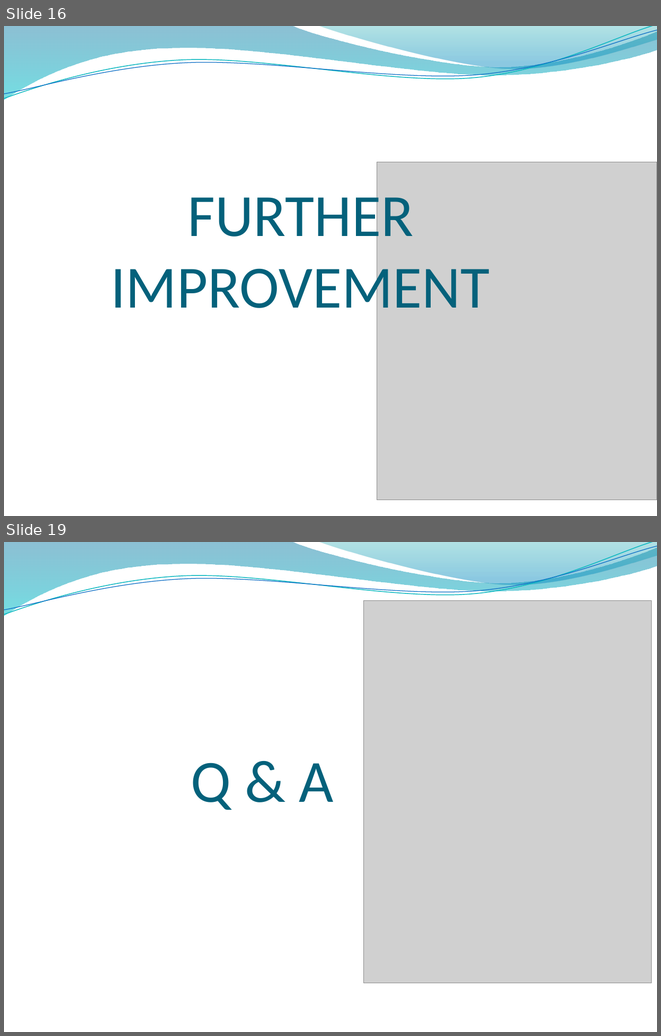
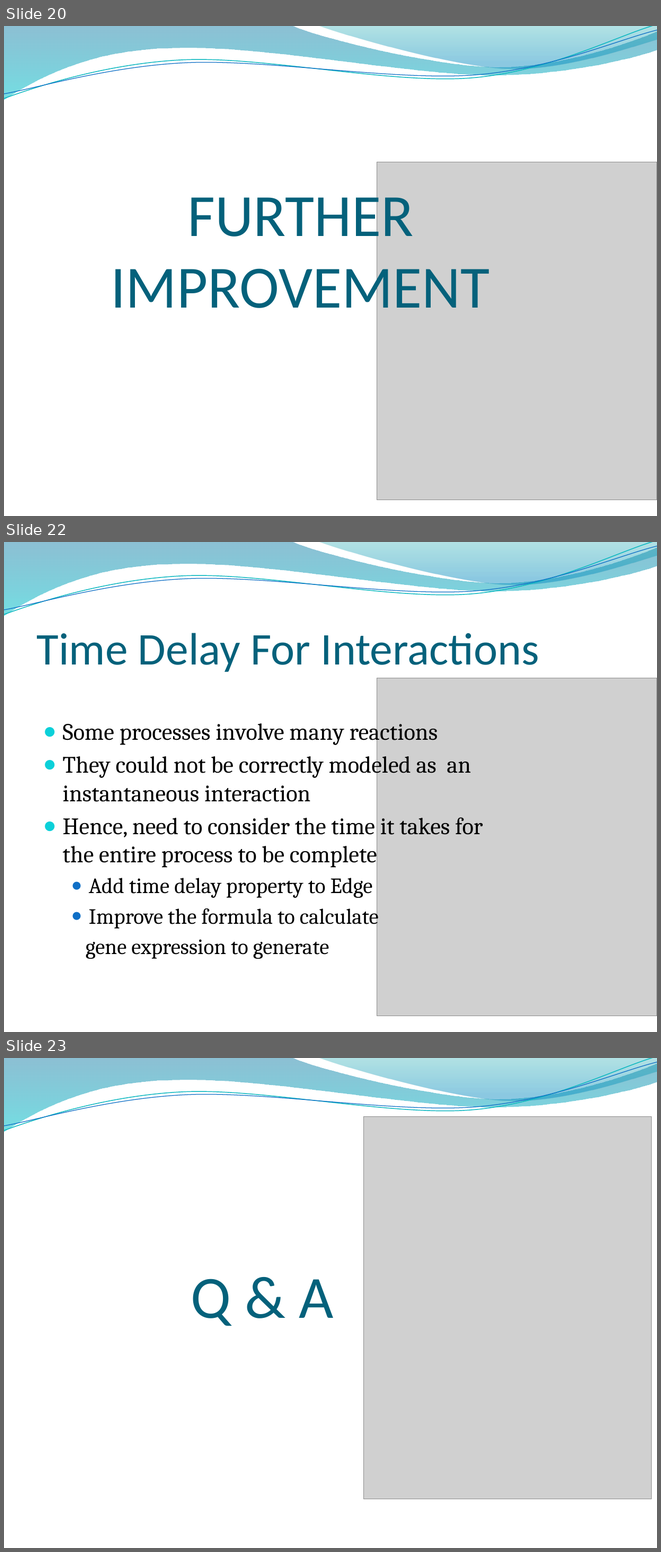
Before and after one commit to linn24/FYP, a slide deck: Documentation/FYP_Oral.pptx. Shown one above the other, each under a label of ours: slides 16 and 19 before the commit, slides 20, 22 and 23 after it; the slides between them are not shown. The pictures are 661x1036 and 661x1552 pixels, drawn with LibreOffice and Linux fonts; fonts in the diff are those of the drawing; grey boxes stand for pictures; background and template pictures are left out. Boxes give left, top, right and bottom in pixels: in the first picture for what was removed or moved away, otherwise in the second. Text is boxed around its words. In the diff, an @@ line names an element or a change of style, - is before the commit and + after.

Commit message:
added more contents
background info @2-3, how this contributes to related research area @8,
details of work @10-13, challenge @18, future improvement @21-22

```diff
--- a/Documentation/FYP_Oral.pptx
+++ b/Documentation/FYP_Oral.pptx
@@ slide 22 added at bbox=[4, 542, 657, 1032], background picture (left out); not listed: 4 template elements that a slide beside it also shows @@
@@ title added at bbox=[37, 633, 539, 672], 50 pt, text #04617B @@
+Time Delay For Interactions
@@ picture added at bbox=[377, 678, 657, 1015] @@
@@ text added at bbox=[63, 718, 483, 959], 26 pt, text #000000 @@
+● Some processes involve many reactions
+● They could not be correctly modeled as an instantaneous interaction
+● Hence, need to consider the time it takes for the entire process to be complete
+  ● Add time delay property to Edge
+  ● Improve the formula to calculate
+  gene expression to generate
@@ what was slide 16 is now slide 20 @@
@@ what was slide 19 is now slide 23 @@
```
Also in this commit, not shown: 11 slides changed, 4 other slides added, 1 slide removed.
